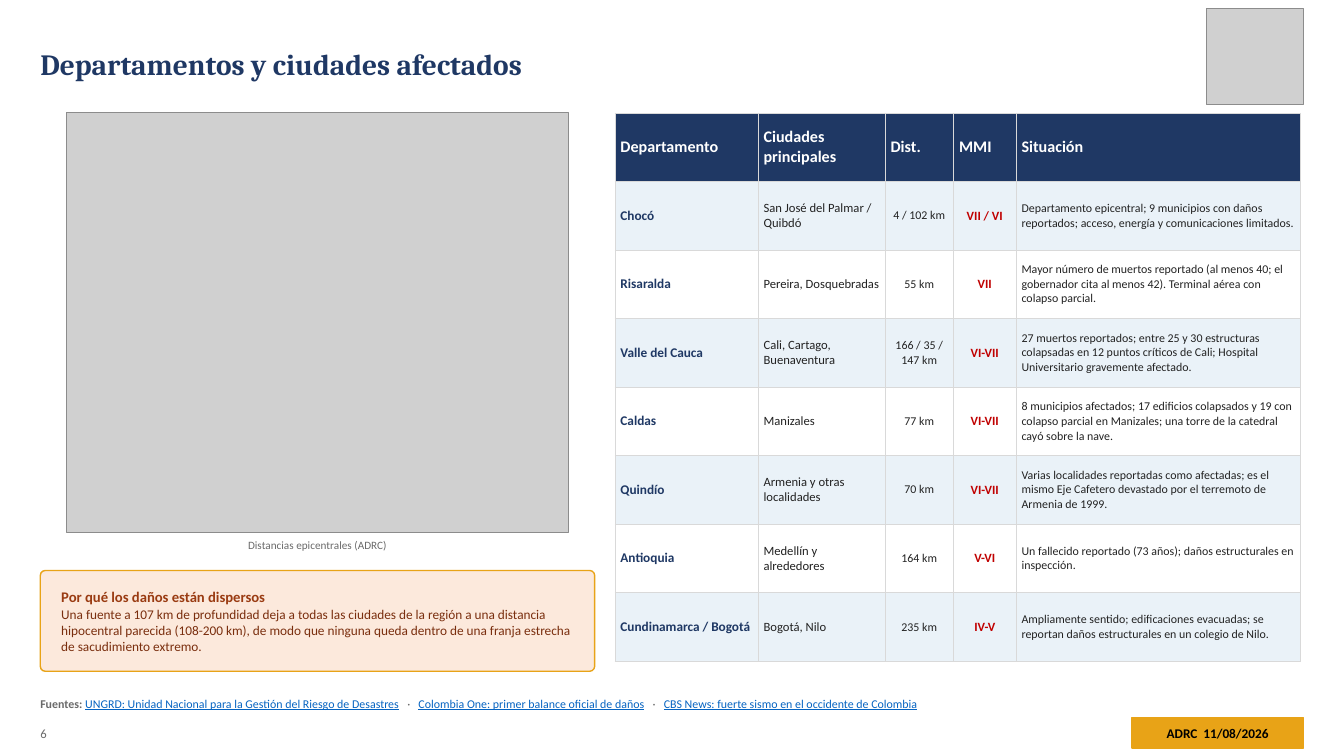
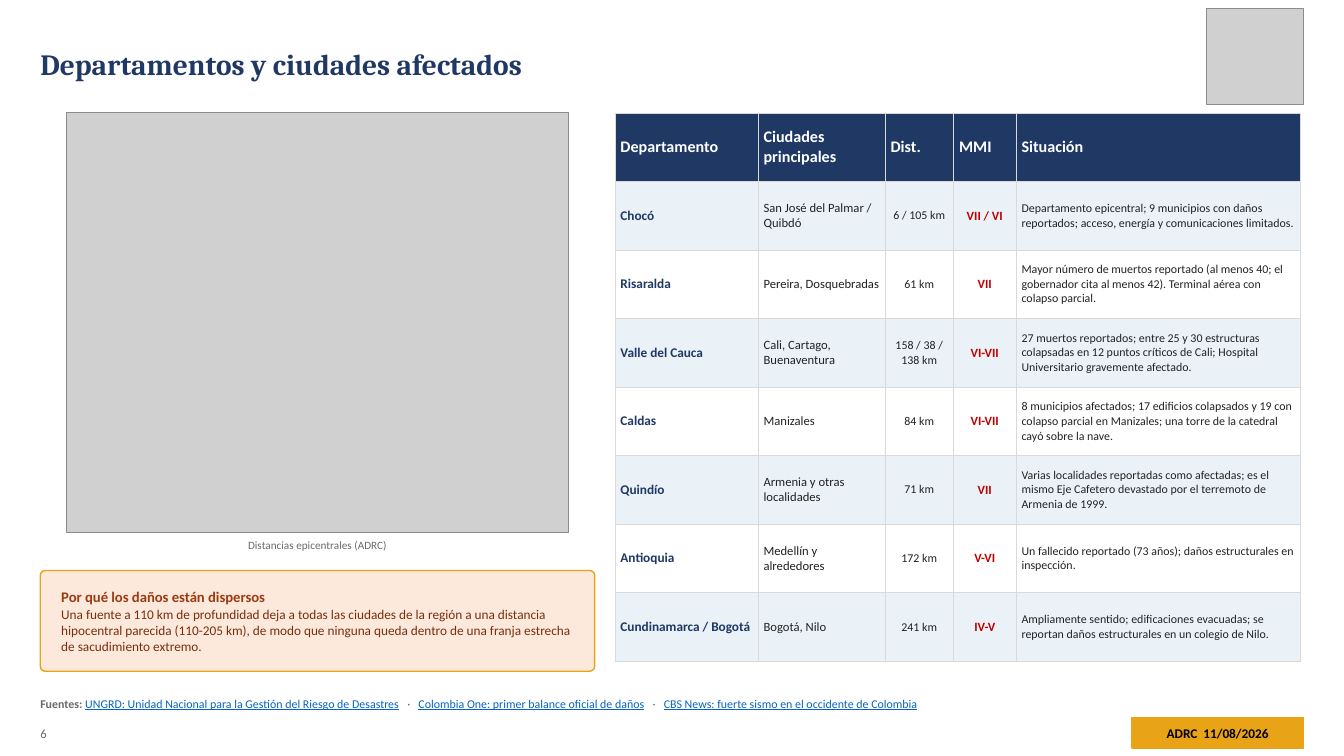
Before and after one commit to kochobi-max/whatsmap, a slide deck: slide 6 of reports/colombia_eq_20260810/output/ADRC_EQ_COL_Choco_20260810_ES.pptx. Drawn at 1344x756 pixels with LibreOffice and Linux fonts; fonts in the diff are those of the drawing; grey boxes stand for pictures. Boxes give left, top, right and bottom in pixels: in the first picture for what was removed or moved away, otherwise in the second. Text is boxed around its words. In the diff, an @@ line names an element or a change of style, - is before the commit and + after.

```diff
--- a/reports/colombia_eq_20260810/output/ADRC_EQ_COL_Choco_20260810_ES.pptx
+++ b/reports/colombia_eq_20260810/output/ADRC_EQ_COL_Choco_20260810_ES.pptx
@@ table at <box>615,113,1301,644</box> @@
-row 2, column 3: 4 / 102 km
+row 2, column 3: 6 / 105 km
-row 3, column 3: 55 km
+row 3, column 3: 61 km
-row 4, column 3: 166 / 35 / 147 km
+row 4, column 3: 158 / 38 / 138 km
-row 5, column 3: 77 km
+row 5, column 3: 84 km
-row 6, column 3: 70 km
+row 6, column 3: 71 km
-row 6, column 4: VI-VII
+row 6, column 4: VII
-row 7, column 3: 164 km
+row 7, column 3: 172 km
-row 8, column 3: 235 km
+row 8, column 3: 241 km
@@ text at <box>61,591,570,651</box>: text changed @@
-Por qué los daños están dispersos
-Una fuente a 107 km de profundidad deja a todas las ciudades de la región a una distancia hipocentral parecida (108-200 km), de modo que ninguna queda dentro de una franja estrecha de sacudimiento extremo.
+Por qué los daños están dispersos
+Una fuente a 110 km de profundidad deja a todas las ciudades de la región a una distancia hipocentral parecida (110-205 km), de modo que ninguna queda dentro de una franja estrecha de sacudimiento extremo.
```
Also in this commit, not shown: 23 other slides changed, 2 slides added, 39 other files.
